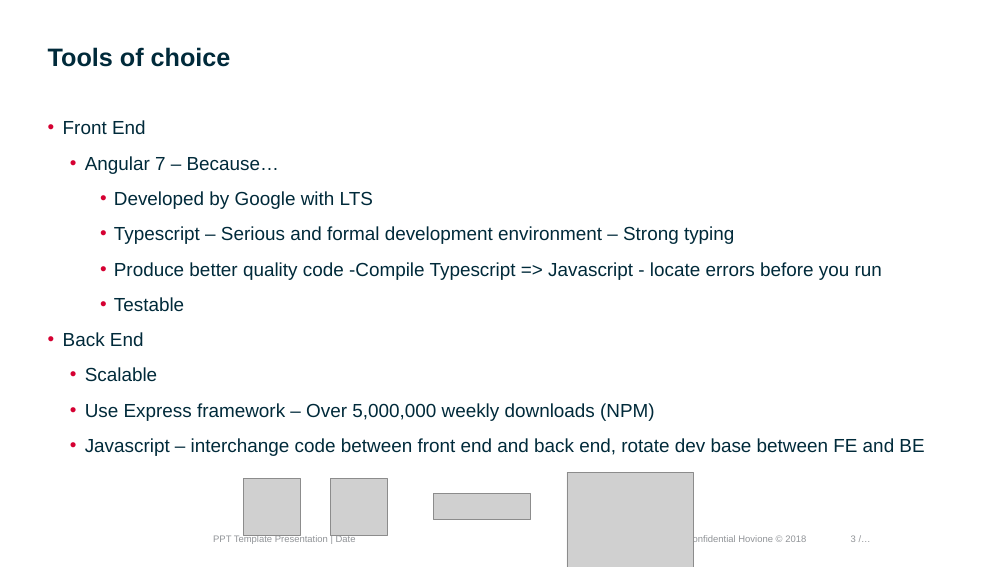
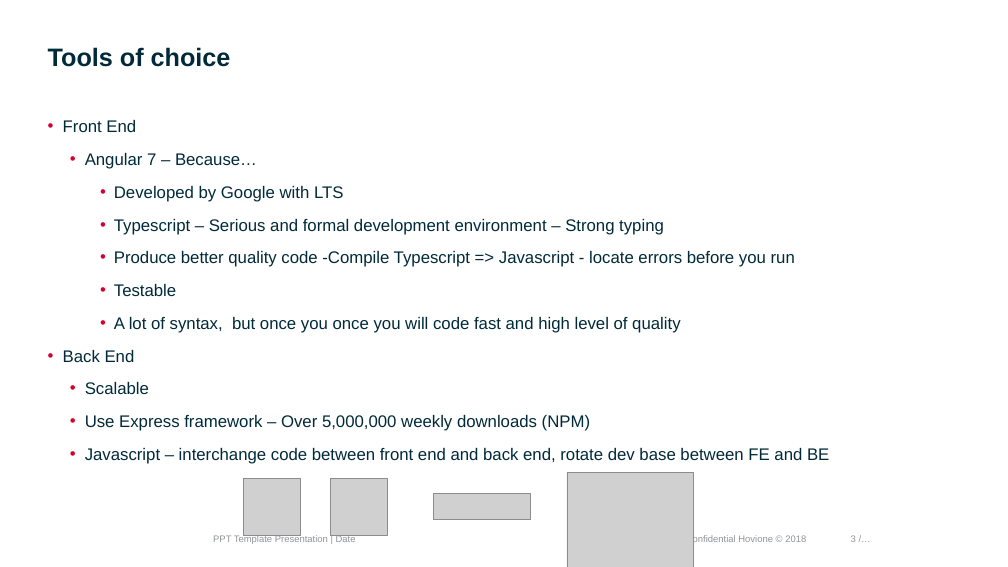
Before and after one commit to mvillax/IN.WS3, a slide deck: slide 3 of Front End Development.pptx. Drawn at 1008x567 pixels with LibreOffice and Linux fonts; fonts in the diff are those of the drawing; grey boxes stand for pictures; background and template pictures are left out. Boxes give left, top, right and bottom in pixels: in the first picture for what was removed or moved away, otherwise in the second. Text is boxed around its words. In the diff, an @@ line names an element or a change of style, - is before the commit and + after.

```diff
--- a/Front End Development.pptx
+++ b/Front End Development.pptx
@@ text at box(63, 120, 829, 464): size 18 to 16 pt in "Front End", "Angular 7 – Because…", "Developed by Google with LTS", "Typescript – Serious and formal development environment ..." and 6 more places @@
@@ text at box(114, 317, 680, 333): paragraph added @@
+    • A lot of syntax, but once you once you will code fast and high level of quality
```
Also in this commit, not shown: 4 other slides changed, 1 other file.
